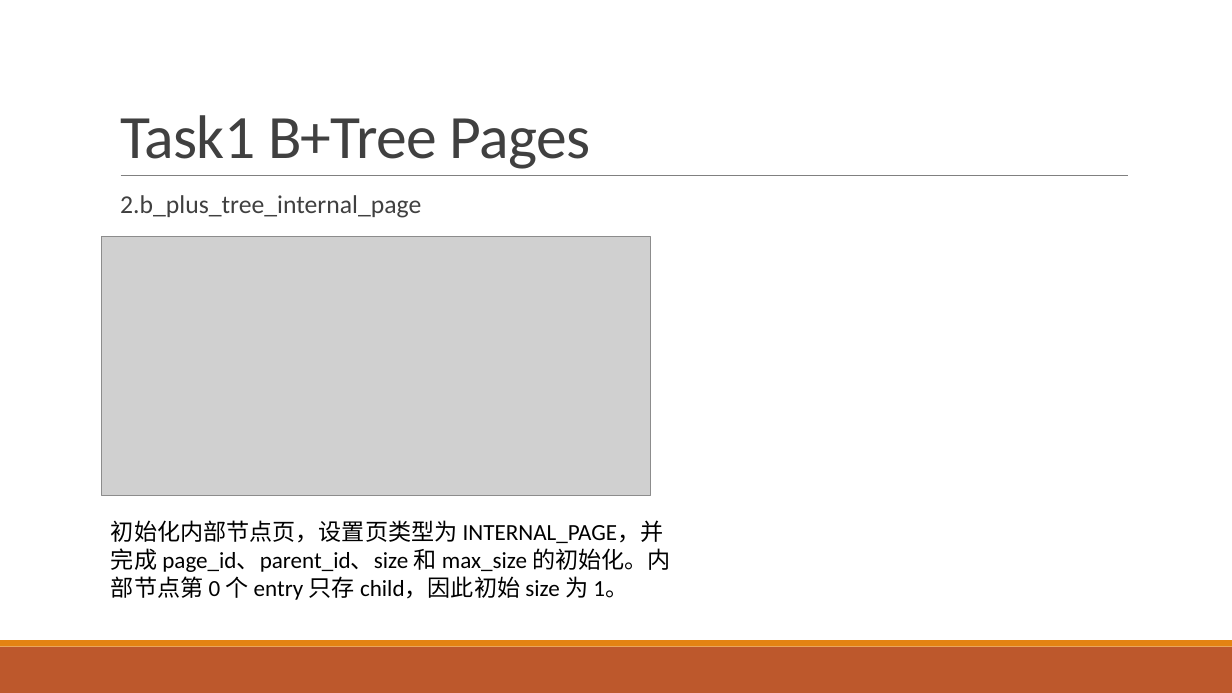
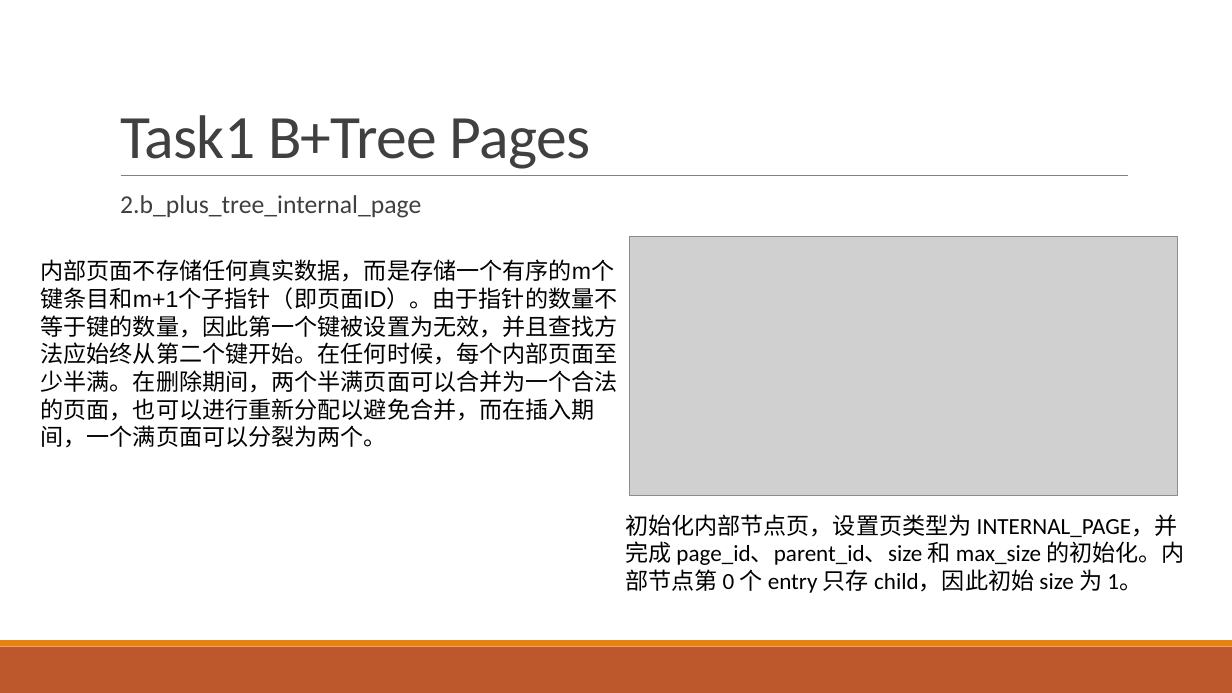
Before and after one commit to SDataBaseGroup/Database-lab, a slide deck: slide 40 of 缓冲区管理器与B+树的总ppt.pptx. Drawn at 1232x693 pixels with LibreOffice and Linux fonts; fonts in the diff are those of the drawing; grey boxes stand for pictures. Boxes give left, top, right and bottom in pixels: in the first picture for what was removed or moved away, otherwise in the second. Text is boxed around its words. In the diff, an @@ line names an element or a change of style, - is before the commit and + after.

```diff
--- a/缓冲区管理器与B+树的总ppt.pptx
+++ b/缓冲区管理器与B+树的总ppt.pptx
@@ picture: place and size @@
-picture at (102,237,650,495)
+picture at (629,237,1177,495)
@@ text added at (41,259,618,448), 18 pt, text #000000 @@
+内部页⾯不存储任何真实数据，⽽是存储⼀个有序的m个键条⽬和m+1个⼦指针（即页面ID）。由于指针的数量不
+等于键的数量，因此第⼀个键被设置为⽆效，并且查找⽅法应始终从第⼆个键开始。在任何时候，每个内部页面⾄
+少半满。在删除期间，两个半满页面可以合并为⼀个合法的页面，也可以进⾏重新分配以避免合并，⽽在插⼊期
+间，⼀个满页面可以分裂为两个。
@@ text "初始化内部节点页，设置页类型为 INTERNAL_PAGE，并完成 page_id、parent_id、size 和 m ...": place and size @@
-text "初始化内部节点页，设置页类型为 INTERNAL_PAGE，并完成 page_id、parent_id、size 和 m ..." at (111,520,671,600)
+text "初始化内部节点页，设置页类型为 INTERNAL_PAGE，并完成 page_id、parent_id、size 和 m ..." at (625,514,1185,593)
```
Also in this commit, not shown: 13 other slides changed, 5 slides added.
